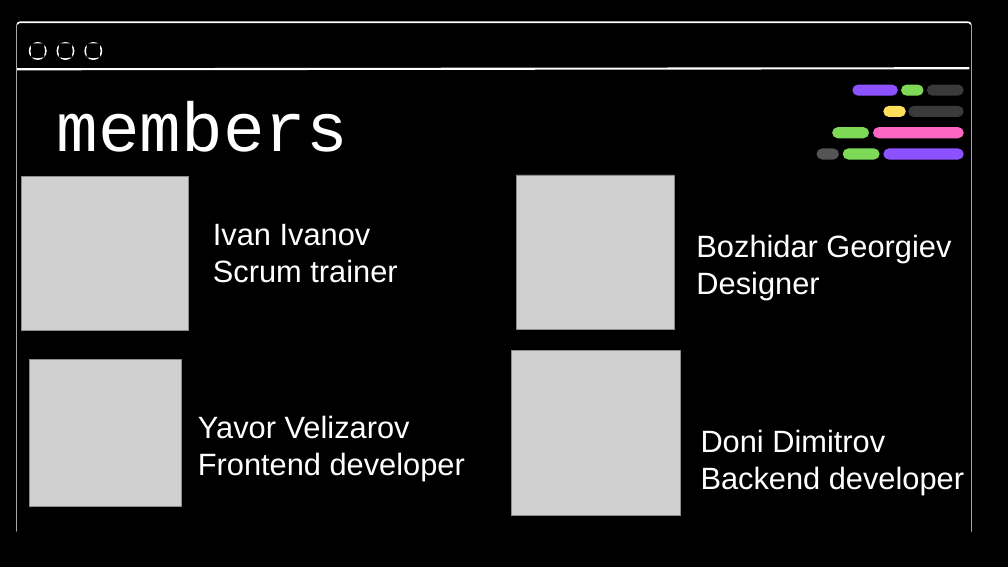
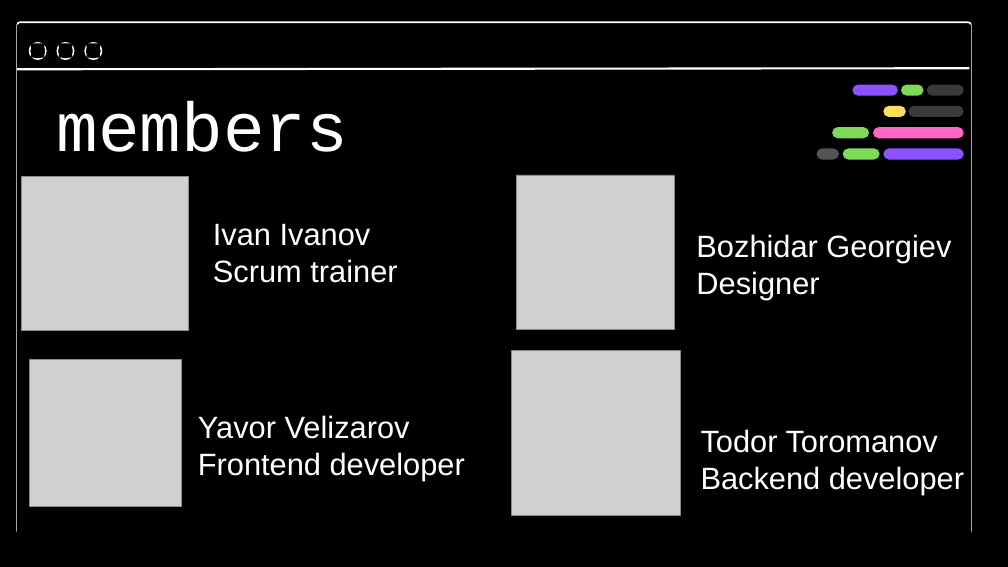
Before and after one commit to codingburgas/9th-grade-html-project-pixel_storm, a slide deck: slide 4 of Java Script Pixel Storm.pptx. Drawn at 1008x567 pixels with LibreOffice and Linux fonts; fonts in the diff are those of the drawing; grey boxes stand for pictures. Boxes give left, top, right and bottom in pixels: in the first picture for what was removed or moved away, otherwise in the second. Text is boxed around its words. In the diff, an @@ line names an element or a change of style, - is before the commit and + after.

Commit message:
fix presentation

```diff
--- a/Java Script Pixel Storm.pptx
+++ b/Java Script Pixel Storm.pptx
@@ text at [701, 429, 938, 453]: text changed @@
-Doni Dimitrov
+Todor Toromanov
```
